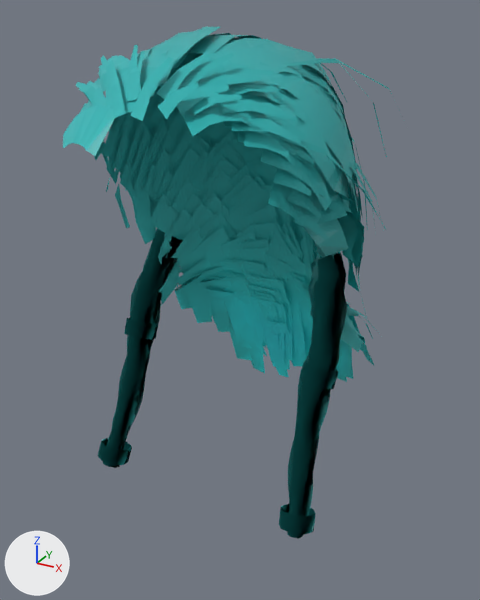
The glTF model assets/giant/parts/Hair_long_braided.glb: old version first, new version second.
One viewpoint serves both versions: a camera (50 mm lens) standing at (0.448, -0.843, 3.695) and looking at (-0.006, -0.019, 3.282). The lights are fixed; the arrows at lower left show +X, +Y and +Z. The first picture is the older version. Vertices at exactly the same position are counted once.

The older version as bpy lines, for what is in view:
```python
me_hair_long_braided = bpy.data.meshes.new('Hair_long_braided')
me_hair_long_braided.from_pydata(...)  # 6272 vertices, 5542 faces; spans x -0.222..0.212, y -0.285..0.258, z 3.008..3.673
me_hair_long_braided.materials.append(mat_defaultmaterial)
ob_hair_long_braided = bpy.data.objects.new('Hair_long_braided', me_hair_long_braided)
ob_hair_long_braided.location = (0.0, 0.0, 0.0)
```
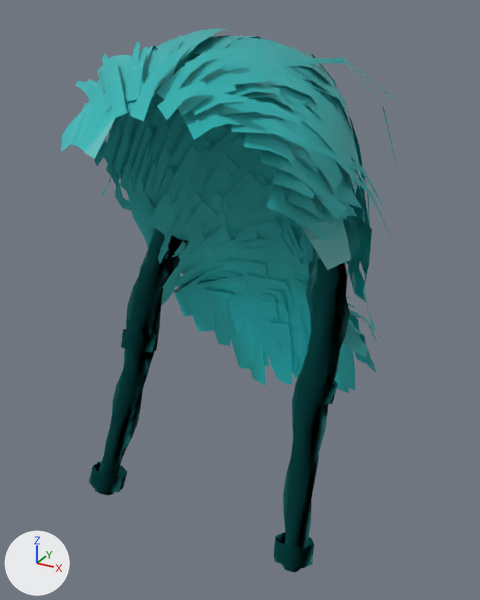
Edits to the bpy script that builds the scene:
```text
Change me_hair_long_braided:
    used by ob_hair_long_braided; location = (0.0, 0.0, 0.0)
    remove me_hair_long_braided.from_pydata(...)  # 6272 vertices, 5542 faces; spans x -0.222..0.212, y -0.285..0.258, z 3.008..3.673
    add me_hair_long_braided.from_pydata(...)  # 6272 vertices, 5542 faces; spans x -0.228..0.22, y -0.285..0.286, z 2.964..3.67
    me_hair_long_braided part 1: the loose piece of 14 vertices spanning x 0.071..0.141, y -0.115..0.091, z 3.453..3.643 is scaled about its middle by 1.12, then moved by (0.002, 0.011, -0.01)
    me_hair_long_braided part 2: the loose piece of 14 vertices spanning x -0.149..-0.066, y -0.243..-0.141, z 3.509..3.611 is scaled about its middle by (1.11, 1.12, 1.13), then moved by (-0.003, 0.006, -0.005)
    me_hair_long_braided part 3: 5862 of 6272 vertices moved; they spanned x -0.222..0.212, y -0.285..0.258, z 3.008..3.673 and now span x -0.228..0.22, y -0.285..0.286, z 2.964..3.67; mean shift (0.0, 0.006, -0.011); largest move (0.174, -0.154, 3.008) -> (0.179, -0.171, 2.965)
    other edits to the shape of me_hair_long_braided do not show in these pictures
```

Changed parts and their boxes [x1, y1, x2, y2] in the pictures (480 x 600 px; the box of a moved part takes in the faces that stretch with it):
'Hair_long_braided', reshaped (6% taller)
    before: [63, 27, 408, 539]
    after: [61, 29, 416, 573]
part 1 of me_hair_long_braided, moved or reshaped
    before: [320, 75, 358, 189]
    after: [311, 72, 365, 197]
part 2 of me_hair_long_braided, moved or reshaped (mostly hidden)
    before: [85, 87, 102, 160]
    after: [88, 85, 103, 166]
part 3 of me_hair_long_braided, moved or reshaped
    before: [63, 27, 392, 529]
    after: [61, 29, 396, 559]
